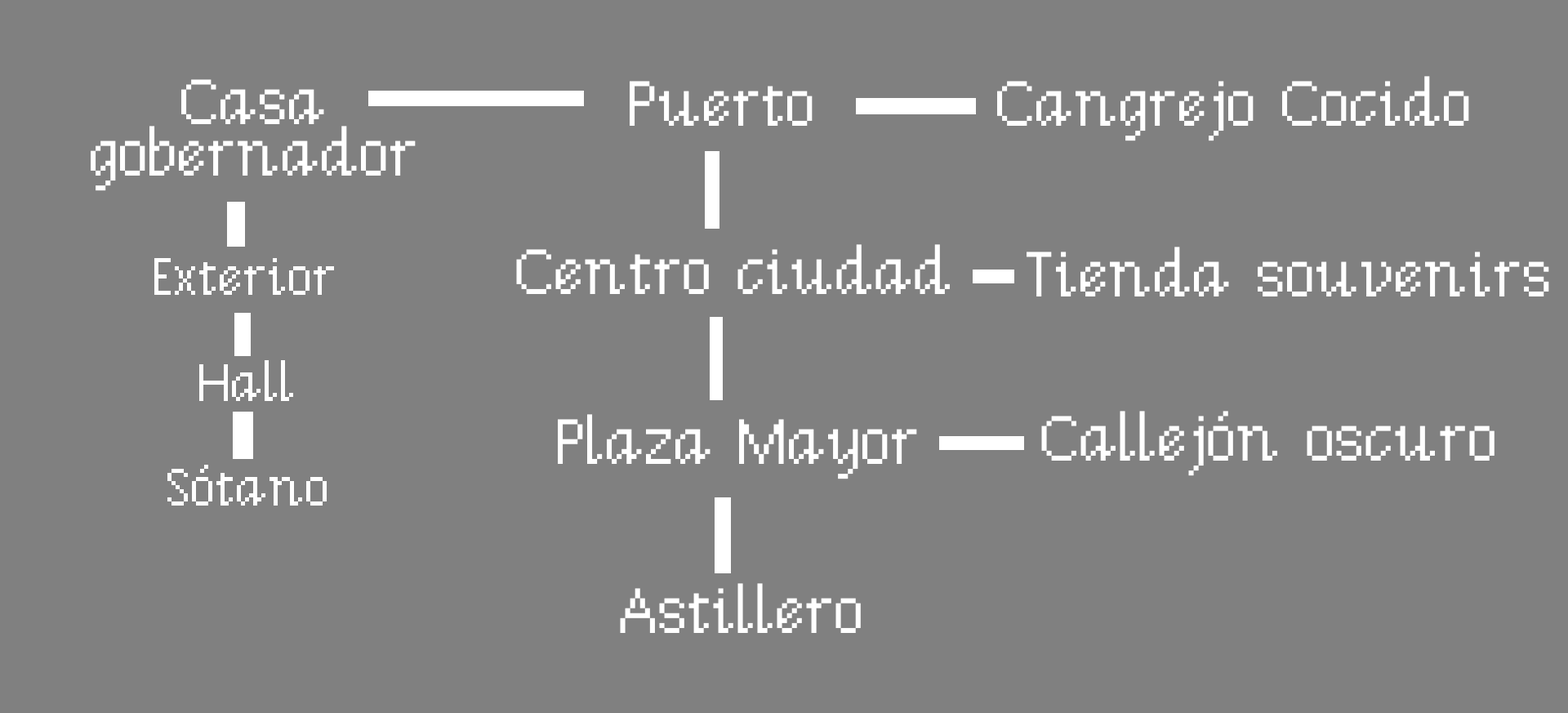
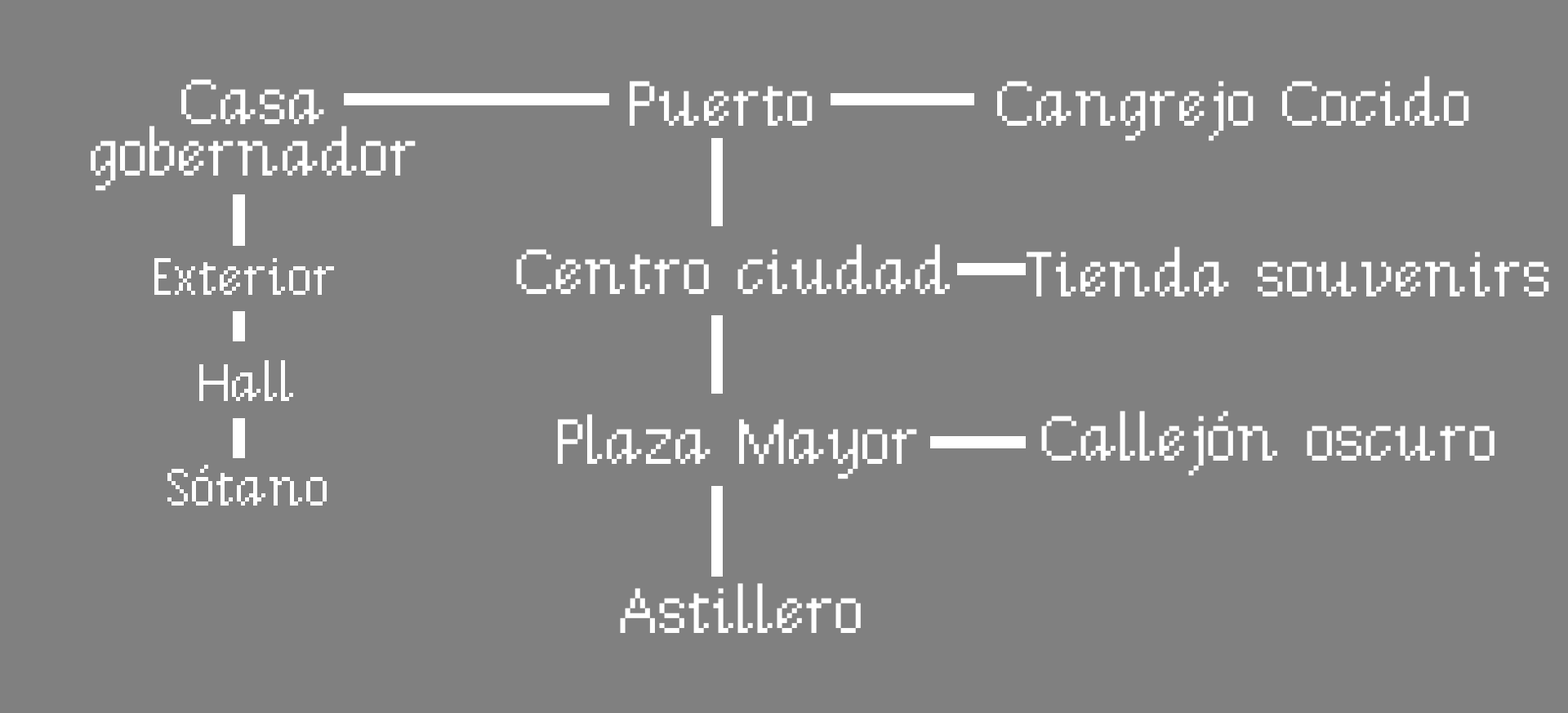
Layer changes from the first w=1568, h=713 image to the second:
painted on "Capa" over [left=227, top=90, right=1026, bottom=577]
